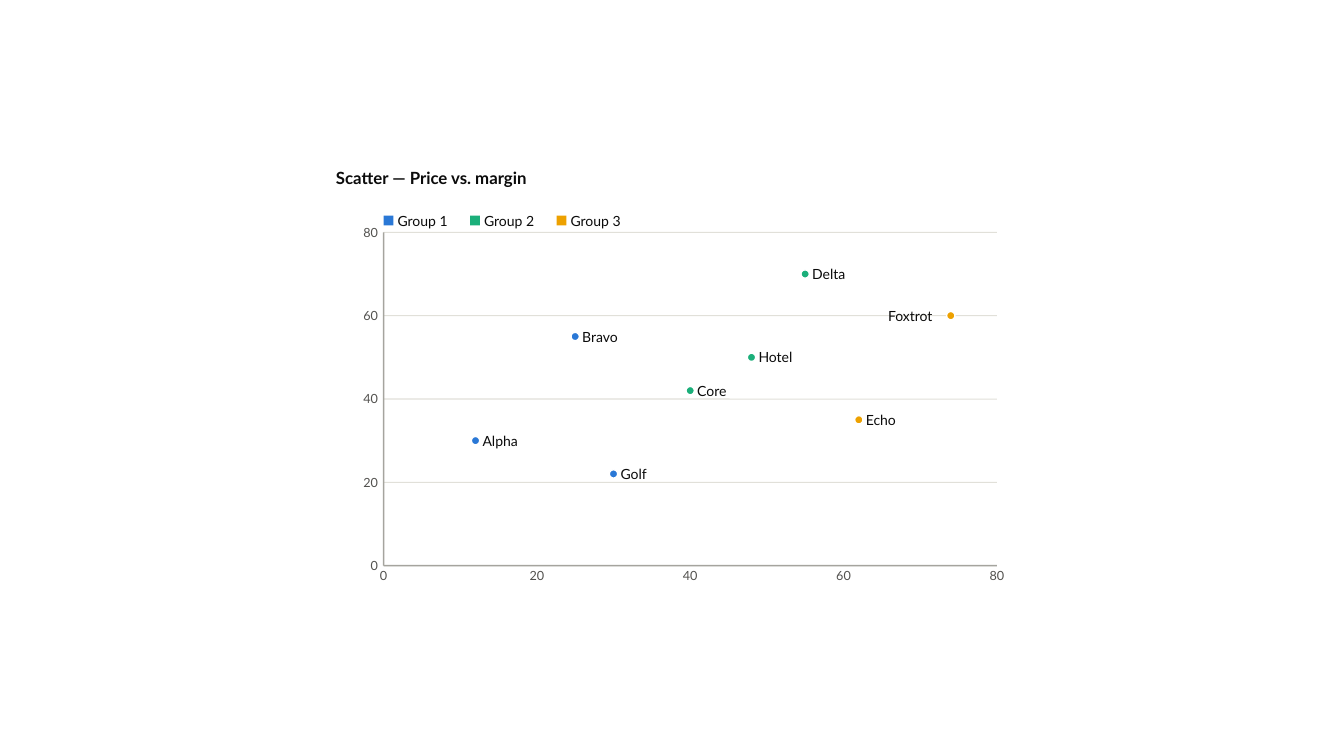
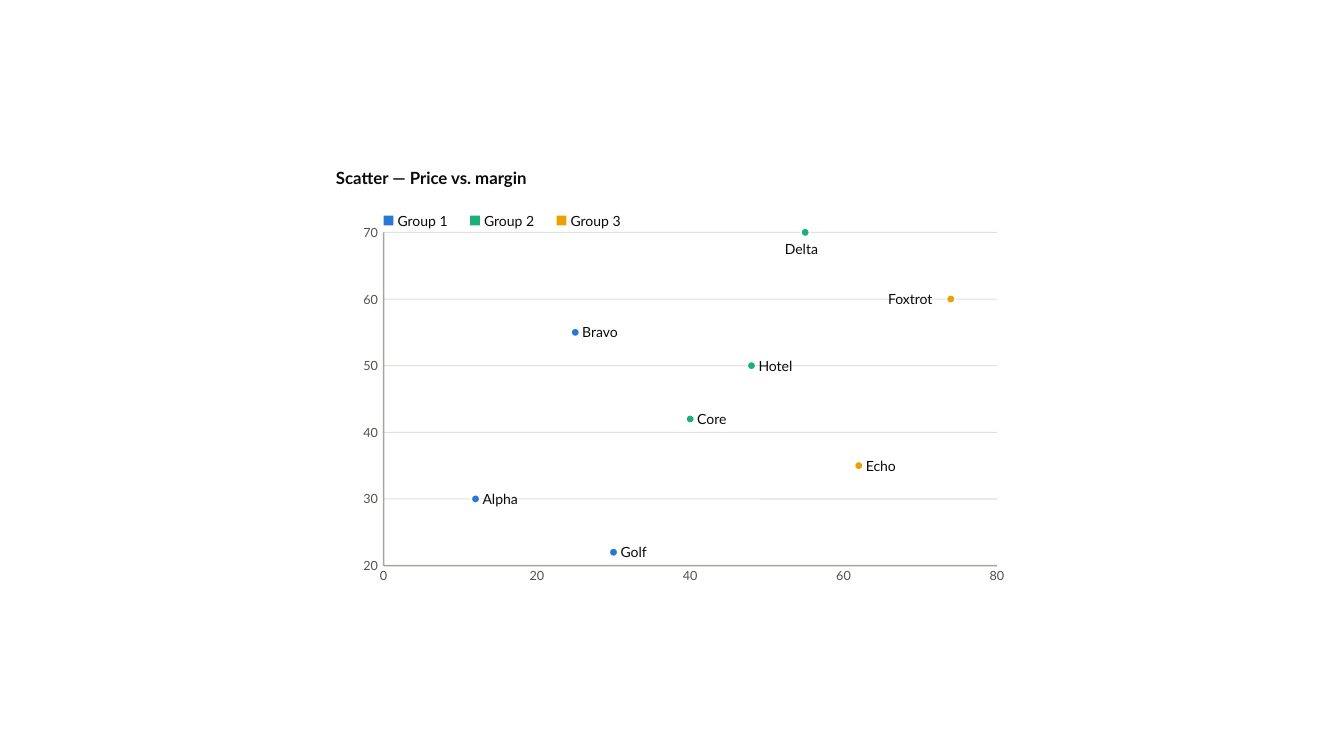
Before and after one commit to dannbleeker/PowerChart, a slide deck: slide 9 of examples/showcase.pptx. Drawn at 1344x756 pixels with LibreOffice and Linux fonts; fonts in the diff are those of the drawing. Boxes give left, top, right and bottom in pixels: in the first picture for what was removed or moved away, otherwise in the second. Text is boxed around its words. In the diff, an @@ line names an element or a change of style, - is before the commit and + after.

```diff
--- a/examples/showcase.pptx
+++ b/examples/showcase.pptx
@@ text at [363, 228, 378, 237]: text changed @@
-80
+70
@@ ellipse: place and size @@
-ellipse at [802, 270, 810, 278]
+ellipse at [802, 228, 810, 236]
@@ text "Delta": place and size @@
-text "Delta" at [812, 268, 845, 279]
+text "Delta" at [785, 243, 818, 254]
@@ 2 texts, 1 line: place and size @@
-2 texts, 1 line at [363, 311, 997, 321]
+2 texts, 1 line at [363, 294, 997, 304]
@@ ellipse: place and size @@
-ellipse at [947, 312, 955, 320]
+ellipse at [947, 294, 955, 302]
@@ ellipse: place and size @@
-ellipse at [571, 333, 579, 341]
+ellipse at [571, 329, 579, 337]
@@ text "Bravo": place and size @@
-text "Bravo" at [582, 332, 618, 342]
+text "Bravo" at [582, 327, 618, 337]
@@ text "Hotel": place and size @@
-text "Hotel" at [759, 351, 793, 362]
+text "Hotel" at [759, 360, 793, 371]
@@ text added at [363, 361, 378, 370], 9 pt, text #52514E @@
+50
@@ line added from (384, 366) to (997, 366), #E1E0D9 0.75 pt @@
@@ ellipse: place and size @@
-ellipse at [747, 353, 755, 361]
+ellipse at [747, 362, 755, 370]
@@ ellipse: place and size @@
-ellipse at [687, 386, 695, 394]
+ellipse at [687, 415, 695, 423]
@@ text "Core": place and size @@
-text "Core" at [697, 386, 726, 396]
+text "Core" at [697, 414, 726, 424]
@@ text "40": place and size @@
-text "40" at [363, 394, 378, 403]
+text "40" at [363, 428, 378, 437]
@@ line moved from (384, 399) - (997, 399) to (384, 433) - (997, 433) @@
@@ ellipse: place and size @@
-ellipse at [855, 415, 863, 423]
+ellipse at [855, 462, 863, 470]
@@ text "Echo": place and size @@
-text "Echo" at [866, 414, 896, 425]
+text "Echo" at [866, 460, 896, 471]
@@ text added at [363, 494, 378, 503], 9 pt, text #52514E @@
+30
@@ line moved from (384, 482) - (997, 482) to (384, 499) - (997, 499) @@
@@ ellipse: place and size @@
-ellipse at [472, 437, 480, 445]
+ellipse at [472, 495, 480, 503]
@@ text "Alpha": place and size @@
-text "Alpha" at [483, 435, 518, 449]
+text "Alpha" at [483, 493, 518, 507]
@@ text "20": place and size @@
-text "20" at [363, 478, 378, 487]
+text "20" at [363, 561, 378, 570]
@@ text removed at [371, 561, 378, 570] @@
-0
@@ ellipse: place and size @@
-ellipse at [609, 470, 617, 478]
+ellipse at [609, 548, 617, 557]
@@ text "Golf": place and size @@
-text "Golf" at [621, 468, 647, 479]
+text "Golf" at [621, 546, 647, 557]
```
Also in this commit, not shown: 8 other slides changed, 3 other files.
